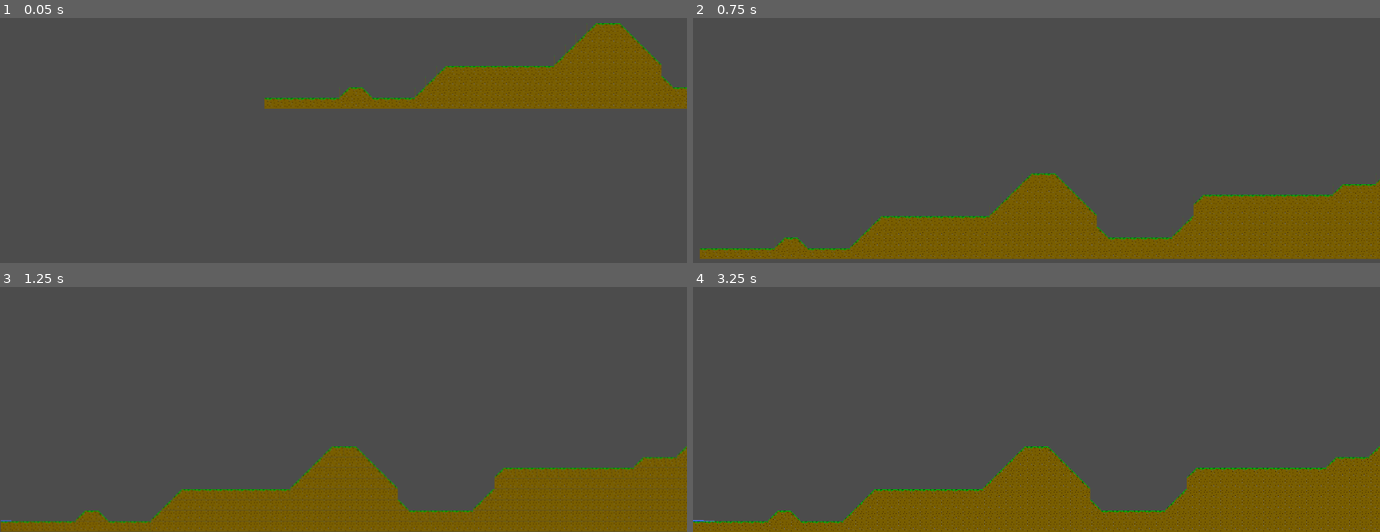
Above: before the commit, frames 1-4 (two rows, left to right).
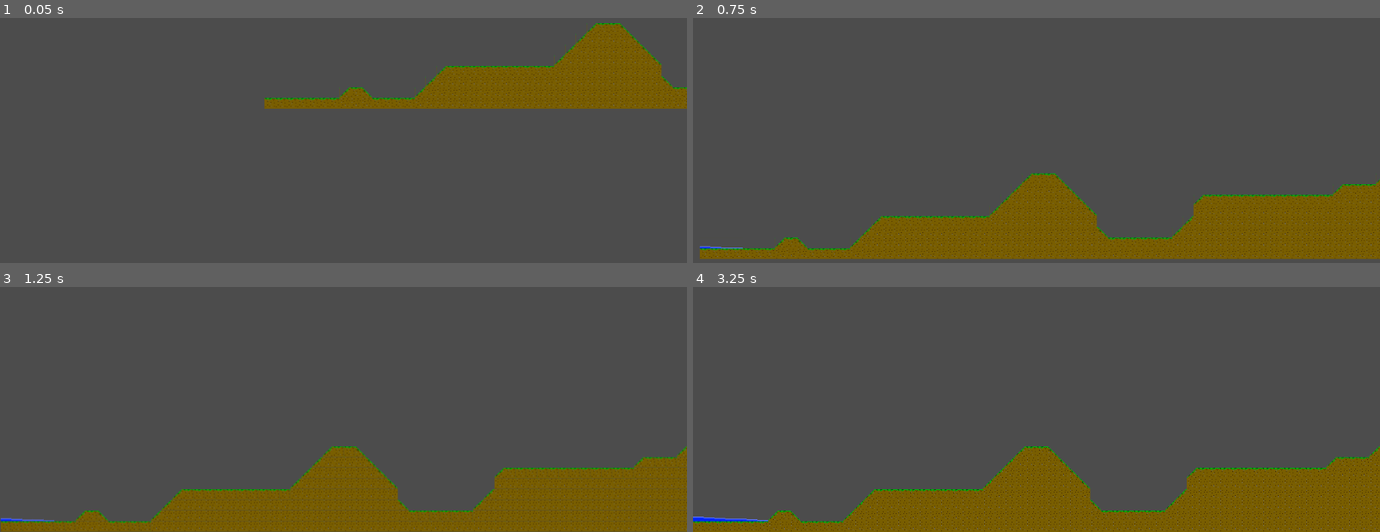
Above: after the commit, the same moments.

Repository: Groogy/LudumDare49
Game: Godot game, scene res://scenes/Game.tscn
Two runs of this game, one before a commit and one after it. Both use one fixed random seed, a clock stepped at 60 frames per second and the inputs below.
Inputs (mouse positions are in pixels of both pictures, inside the frame that each line leads up to):
- Up to frame 1 (0.05 s): no input
- Up to frame 2 (0.75 s): tap Enter at 0.5 s; move the mouse to (1187, 42) at 0.52 s; tap S (camera_down) at 0.6 s
- Up to frame 3 (1.25 s): no input
- Up to frame 4 (3.25 s): move the mouse to (899, 350) at 1.27 s; tap Middle mouse button (camera_drag) at 1.35 s; tap Space at 2 s; move the mouse to (outside the picture) at 2.02 s; tap A (camera_left) at 2.1 s; tap Enter at 2.75 s; move the mouse to (1002, 411) at 2.77 s; tap D (camera_right) at 2.85 s

Frame 1 is identical in both runs. In frame 2, less than 0.1% of the frame differs, in the area x 1-8%, y 93-95%; in frame 3, less than 0.1%; in frame 4, 0.2%, in the area x 0-11%, y 93-96%.

Commit message:
Just some debugging stuff

Diff:
--- a/project.godot
+++ b/project.godot
@@ -13,6 +13,14 @@
 config/name="LudumDare49"
 run/main_scene="res://scenes/Game.tscn"
 config/icon="res://icon.png"
+
+[debug]
+
+settings/stdout/print_fps=true
+
+[display]
+
+window/vsync/use_vsync=false
 
 [input]
 
--- a/scenes/WaterMap.tscn
+++ b/scenes/WaterMap.tscn
@@ -257,6 +257,7 @@
 
 [node name="InjectWaterTimer" type="Timer" parent="WaterLogic"]
 process_mode = 0
+wait_time = 0.1
 autostart = true
 
 [node name="WaterSimulation" type="Node" parent="."]
@@ -264,7 +265,7 @@
 
 [node name="SimulationUpdateTimer" type="Timer" parent="WaterSimulation"]
 process_mode = 0
-wait_time = 0.5
+wait_time = 0.1
 autostart = true
 
 [connection signal="timeout" from="WaterLogic/InjectWaterTimer" to="WaterLogic" method="_on_inject_water"]
